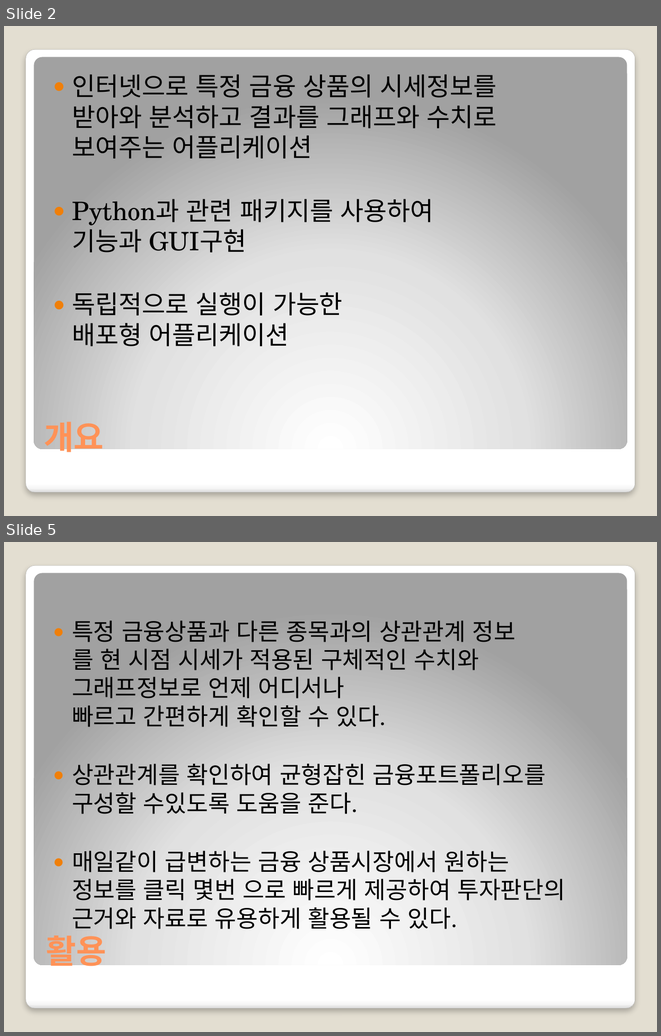
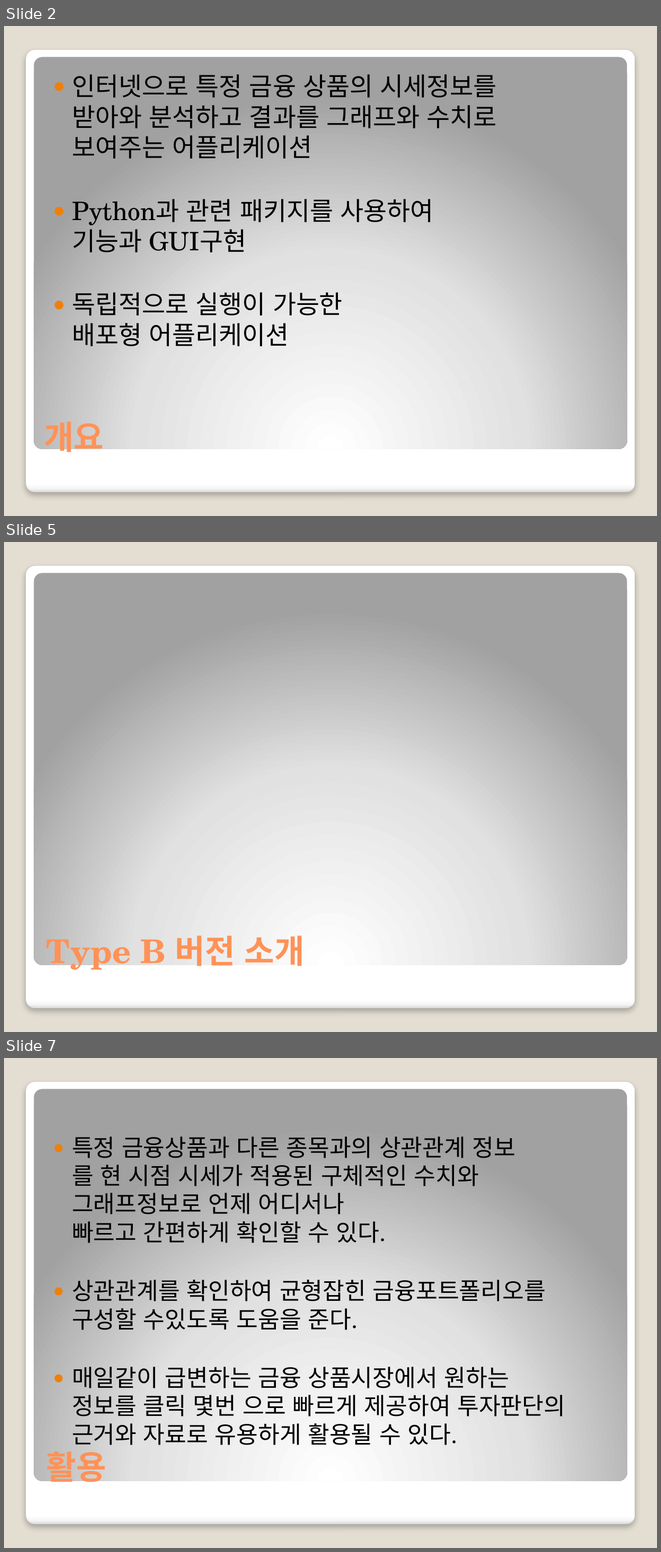
Before and after one commit to nbvc1003/stockAnalyst, a slide deck: 중간프로젝트2차_금융상품 분석툴20191224.pptx. Shown one above the other, each under a label of ours: slides 2 and 5 before the commit, slides 2, 5 and 7 after it; the slides between them are not shown. The pictures are 661x1036 and 661x1552 pixels, drawn with LibreOffice and Linux fonts; fonts in the diff are those of the drawing. Boxes give left, top, right and bottom in pixels: in the first picture for what was removed or moved away, otherwise in the second. Text is boxed around its words. In the diff, an @@ line names an element or a change of style, - is before the commit and + after.

```diff
--- a/중간프로젝트2차_금융상품 분석툴20191224.pptx
+++ b/중간프로젝트2차_금융상품 분석툴20191224.pptx
@@ slide 5 added at (4,542,657,1032), background #E3DED1; not listed: 2 template elements that a slide beside it also shows @@
@@ title added at (46,935,305,973), 36 pt, text #FF9258, bold @@
+Type B 버전 소개
@@ what was slide 5 is now slide 7 @@
```
Also in this commit, not shown: 1 slide changed, 2 other slides added, 1 slide removed.
